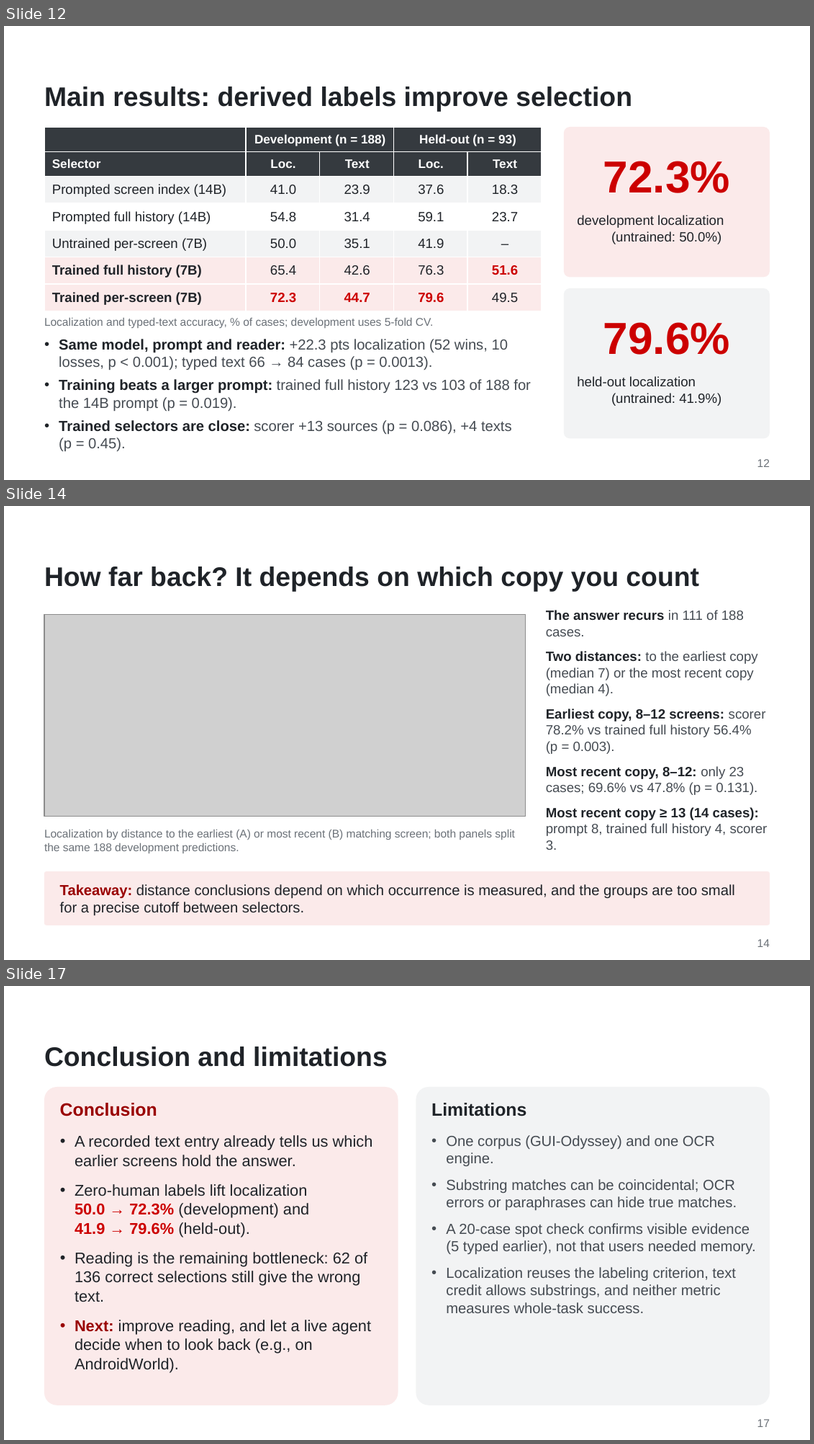
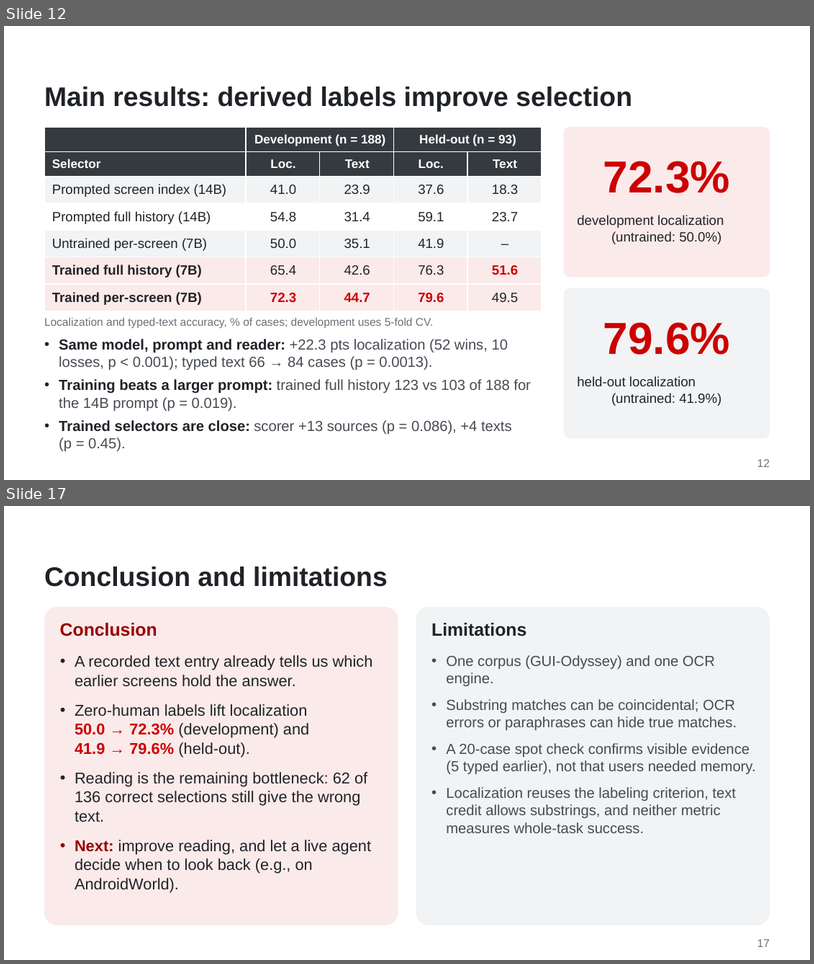
Before and after one commit to WMSlalalala/verifier-supervised-lookback, a slide deck: doc/Slides.pptx. Shown one above the other, each under a label of ours: slides 12, 14 and 17 before the commit, slides 12 and 17 after it; the slides between them are not shown. The pictures are 814x1444 and 814x964 pixels, drawn with LibreOffice and Linux fonts; fonts in the diff are those of the drawing; grey boxes stand for pictures; background and template pictures are left out. Boxes give left, top, right and bottom in pixels: in the first picture for what was removed or moved away, otherwise in the second. Text is boxed around its words. In the diff, an @@ line names an element or a change of style, - is before the commit and + after.

```diff
--- a/doc/Slides.pptx
+++ b/doc/Slides.pptx
@@ slide 14 removed at <box>4,506,810,960</box>, background #FFFFFF @@
@@ title removed at <box>44,566,700,592</box> @@
-How far back? It depends on which copy you count
@@ text removed at <box>546,610,768,849</box> @@
-The answer recurs in 111 of 188 cases.
-Two distances: to the earliest copy (median 7) or the most recent copy (median 4).
-Earliest copy, 8–12 screens: scorer 78.2% vs trained full history 56.4% (p = 0.003).
-Most recent copy, 8–12: only 23 cases; 69.6% vs 47.8% (p = 0.131).
-Most recent copy ≥ 13 (14 cases): prompt 8, trained full history 4, scorer 3.
@@ picture removed at <box>44,615,526,816</box> @@
@@ text removed at <box>44,829,515,853</box> @@
-Localization by distance to the earliest (A) or most recent (B) matching screen; both panels split the same 188 development predictions.
@@ rounded rectangle removed at <box>44,871,770,925</box> @@
@@ text removed at <box>60,884,736,916</box> @@
-Takeaway: distance conclusions depend on which occurrence is measured, and the groups are too small for a precise cutoff between selectors.
@@ text removed at <box>758,939,770,947</box> @@
-14
```
Also in this commit, not shown: 1 slide changed, 3 slides added, 2 other slides removed, 2 other files.
